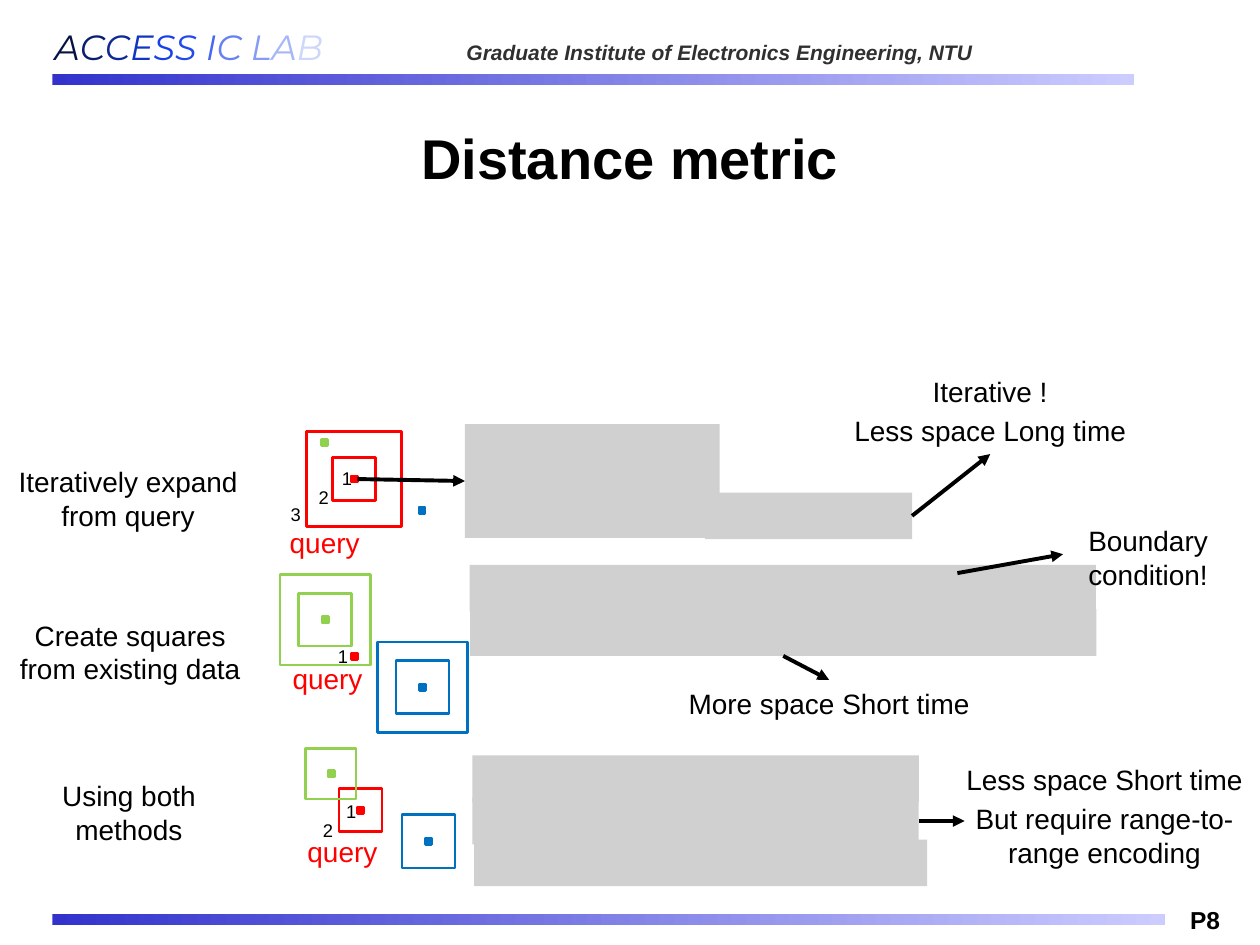
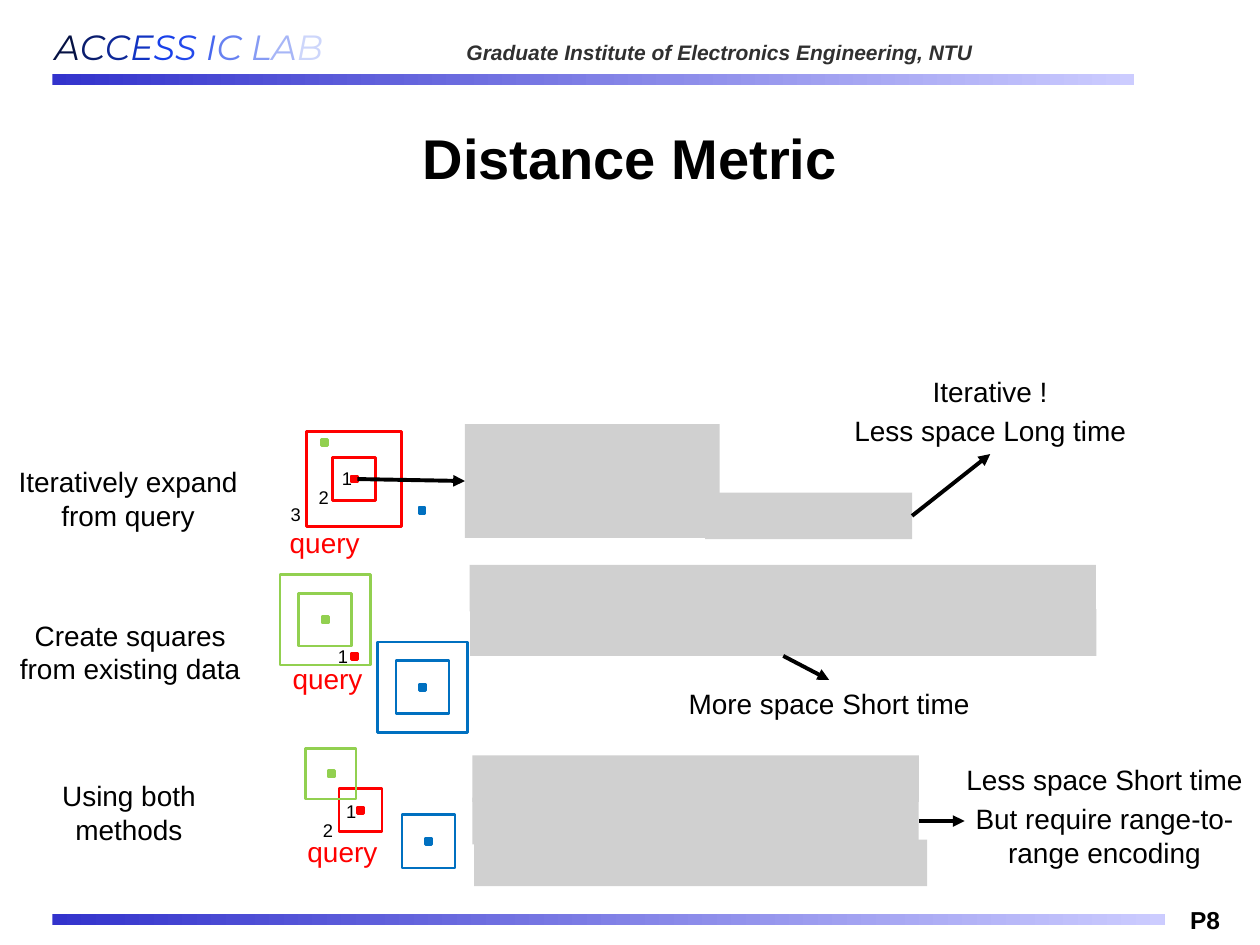
Before and after one commit to Oniontow/AndyWu_Project, a slide deck: slide 8 of IMS_NEW.pptx. Drawn at 1260x945 pixels with LibreOffice and Linux fonts; fonts in the diff are those of the drawing; grey boxes stand for pictures; background and template pictures are left out. Boxes give left, top, right and bottom in pixels: in the first picture for what was removed or moved away, otherwise in the second. Text is boxed around its words. In the diff, an @@ line names an element or a change of style, - is before the commit and + after.

```diff
--- a/IMS_NEW.pptx
+++ b/IMS_NEW.pptx
@@ title at (x1=423, y1=138, x2=837, y2=180): text changed @@
-Distance metric
+Distance Metric
@@ text removed at (x1=1088, y1=530, x2=1207, y2=590) @@
-Boundary condition!
@@ arrow removed from (958, 573) to (1063, 554) @@
```
Also in this commit, not shown: 7 other slides changed.
